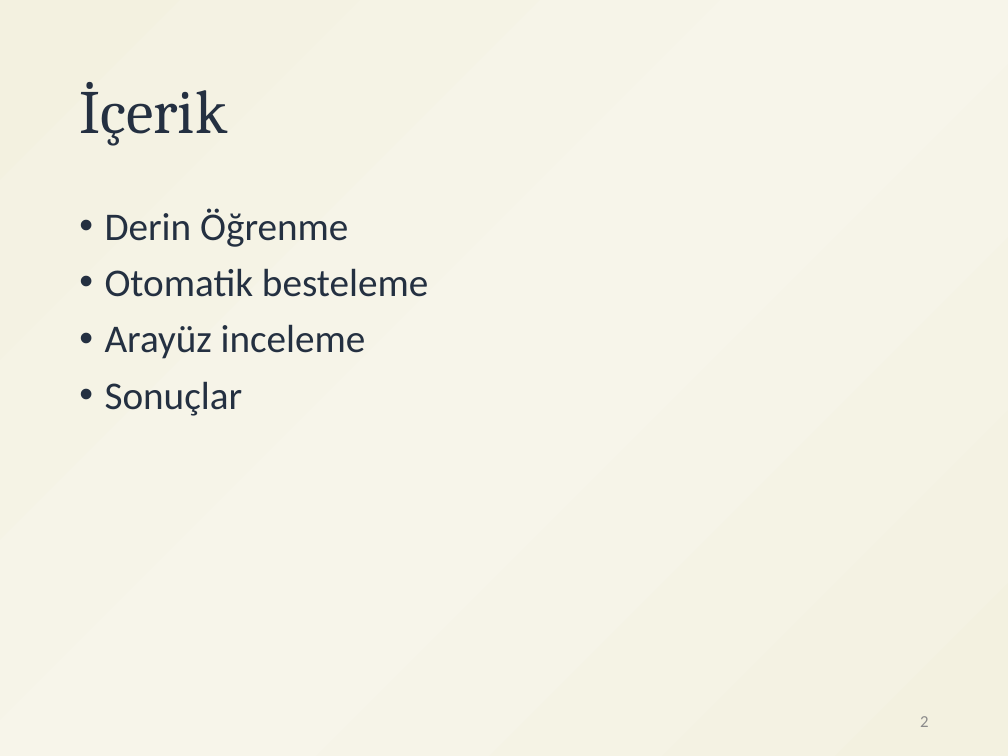
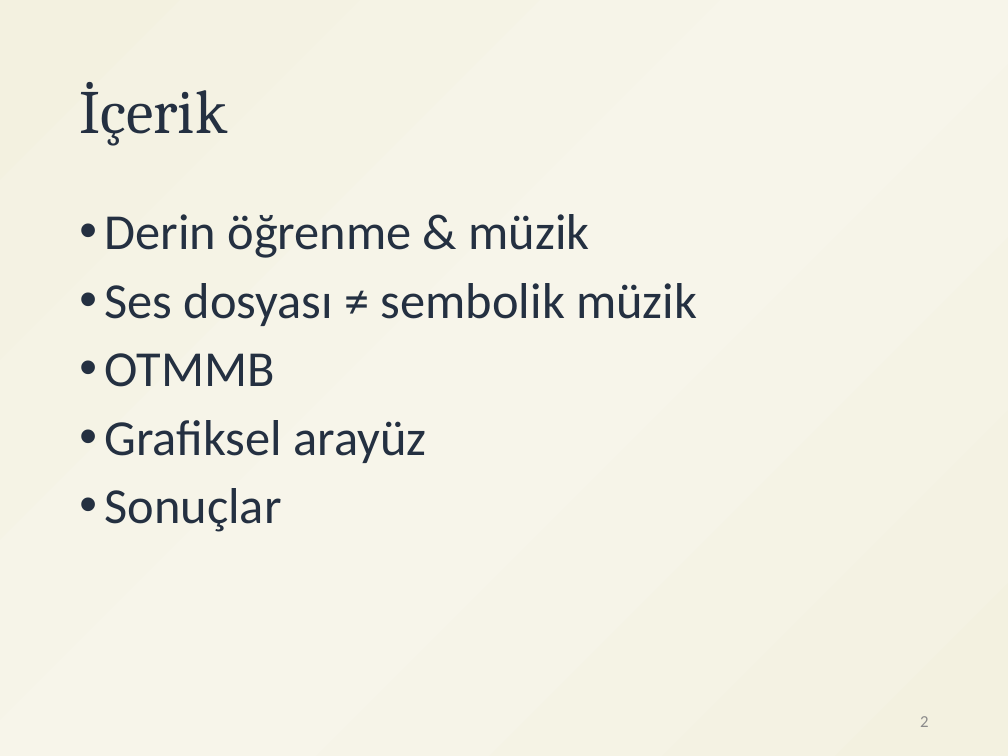
Before and after one commit to ihpar/katip, a slide deck: slide 2 of assets/DL_GUI.pptx. Drawn at 1008x756 pixels with LibreOffice and Linux fonts; fonts in the diff are those of the drawing. Boxes give left, top, right and bottom in pixels: in the first picture for what was removed or moved away, otherwise in the second. Text is boxed around its words. In the diff, an @@ line names an element or a change of style, - is before the commit and + after.

Commit message:
ppt

```diff
--- a/assets/DL_GUI.pptx
+++ b/assets/DL_GUI.pptx
@@ text at (105, 214, 697, 463): text changed; size 28 to 36 pt @@
-• Derin Öğrenme
-• Otomatik besteleme
-• Arayüz inceleme
+• Derin öğrenme & müzik
+• Ses dosyası ≠ sembolik müzik
+• OTMMB
+• Grafiksel arayüz
@@ text at (105, 488, 282, 532): size 28 to 36 pt in "Sonuçlar" @@
```
Also in this commit, not shown: 1 slide added.
